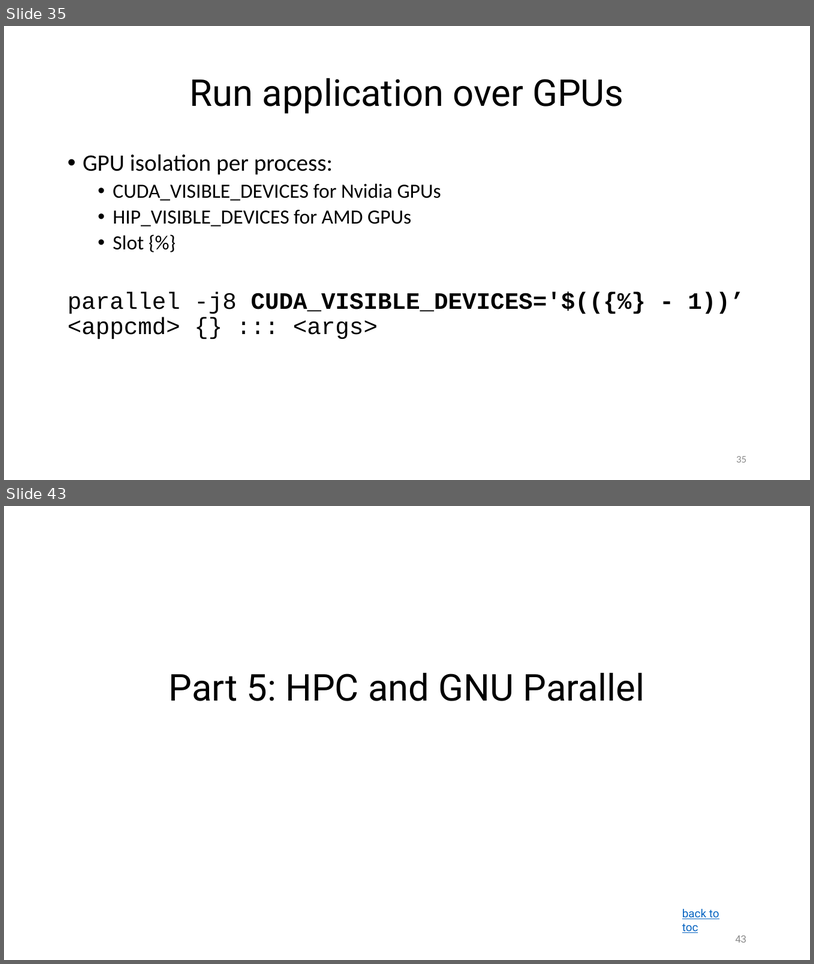
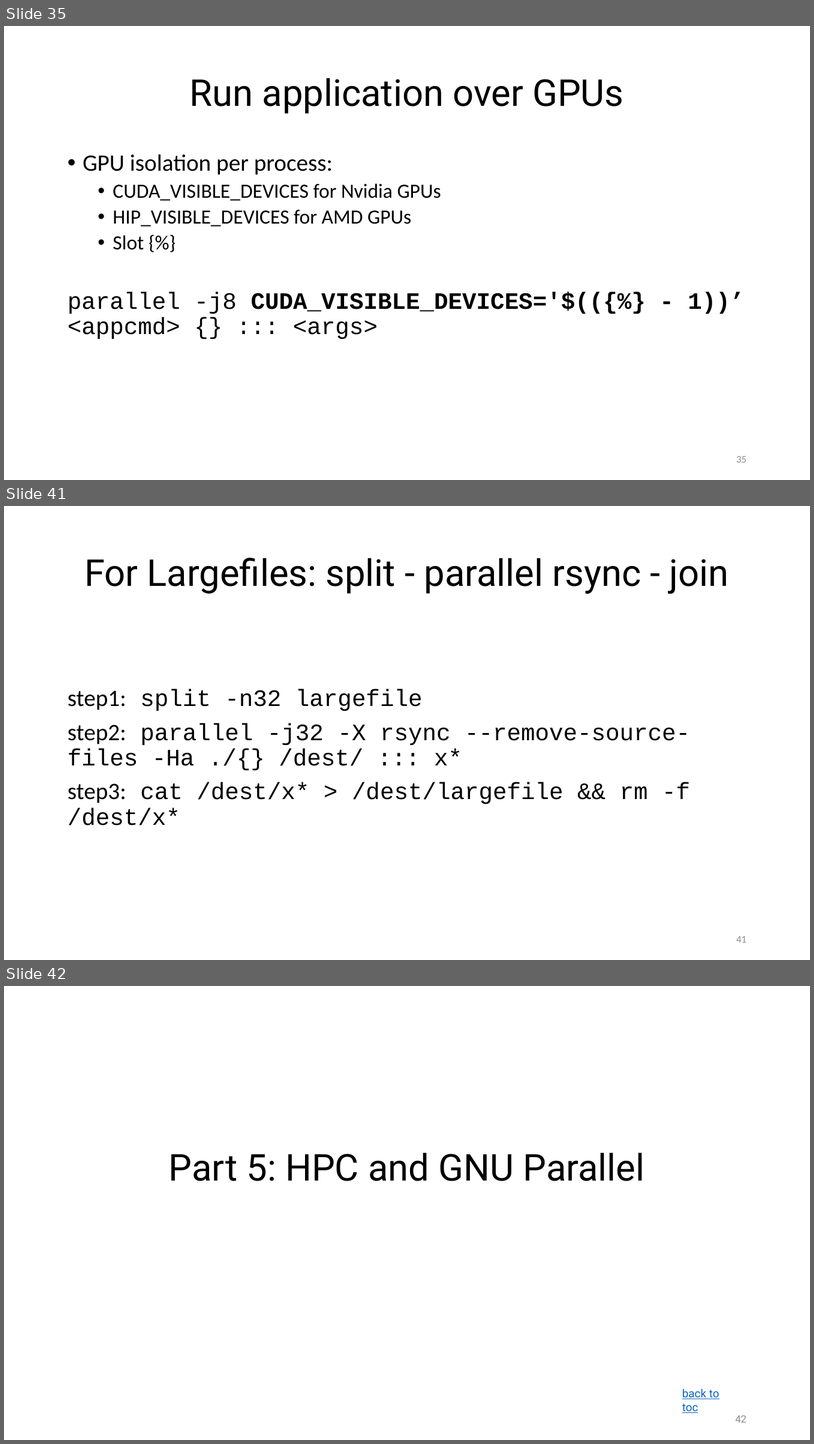
Before and after one commit to ketancmaheshwari/pearc24tut, a slide deck: gnu-parallel-tutorial.pptx. Shown one above the other, each under a label of ours: slides 35 and 43 before the commit, slides 35, 41 and 42 after it; the slides between them are not shown. The pictures are 814x964 and 814x1444 pixels, drawn with LibreOffice and Linux fonts; fonts in the diff are those of the drawing. Boxes give left, top, right and bottom in pixels: in the first picture for what was removed or moved away, otherwise in the second. Text is boxed around its words. In the diff, an @@ line names an element or a change of style, - is before the commit and + after.

```diff
--- a/gnu-parallel-tutorial.pptx
+++ b/gnu-parallel-tutorial.pptx
@@ slide 41 added at [4, 506, 810, 960], background #FFFFFF @@
@@ title added at [84, 558, 729, 594], 33 pt, text #000000 @@
+For Largefiles: split - parallel rsync - join
@@ text added at [68, 689, 690, 825], 21 pt, text #000000 @@
+step1: split -n32 largefile
+step2: parallel -j32 -X rsync --remove-source-files -Ha ./{} /dest/ ::: x*
+step3: cat /dest/x* > /dest/largefile && rm -f /dest/x*
@@ page number added at [737, 936, 747, 942], 9 pt, text #8C8C8C @@
+41
@@ what was slide 43 is now slide 42 @@
@@ page number at [735, 1415, 747, 1422]: text changed @@
-43
+42
```
Also in this commit, not shown: 7 slides changed, 2 slides removed, 3 other files.
